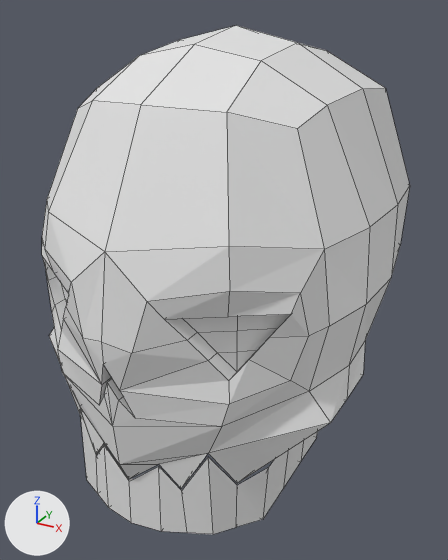
An edit to the Blender file art/models/characters/player_skull/player_skull.blend, drawn before and after from the same camera.
The view is the same before and after, from a 50 mm lens placed at (0.135, -0.256, 1.879), pointed at (0.003, -0.015, 1.758). Lighting does not change. The marker at lower left points along +X, +Y and +Z. The picture after the commit comes second. Mesh edges are drawn as thin lines.

The first picture shows 'Head and Shoulders Bodywash.002'.
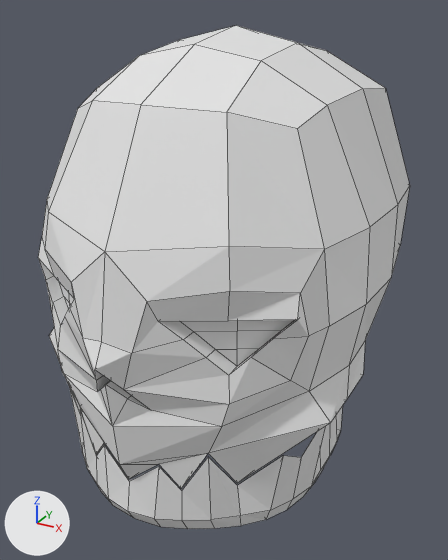
Pixel boxes (x1, y1, x2, y2) of what changed, in the pictures (448 x 560 px; the box of a moved part takes in the faces that stretch with it):
```json
{"object": "Head and Shoulders Bodywash.002", "change": "reshaped", "before": [42, 26, 410, 534], "after": [38, 26, 410, 529]}
{"part": 1, "of": "me_cube_001", "change": "moved or reshaped", "before": [42, 239, 318, 534], "after": [38, 239, 343, 529]}
```

Scene script edits in JSON lines:
```json
{"block": "me_cube_001", "where": "# used by ob_head_and_shoulders_bodywash_002; location = (0.0, 0.0, 1.7719); scale = (0.0897, 0.0897, 0.0897)"}
{"op": "remove", "block": "me_cube_001", "code": "me_cube_001.from_pydata(...)  # 124 vertices, 117 faces; spans x 0.0..0.87, y -1.15..0.99, z -1.11..1.11"}
{"op": "add", "block": "me_cube_001", "code": "me_cube_001.from_pydata(...)  # 157 vertices, 149 faces; spans x 0.0..0.87, y -1.2..0.99, z -1.1..1.11"}
{"block": "me_cube_001", "change": "me_cube_001 part 1"}
{"block": "me_cube_001", "change": "3 vertices are removed from x 0.48..0.57, y 0.0, z -1.11..-0.78"}
{"block": "me_cube_001", "change": "25 faces are deleted"}
{"block": "me_cube_001", "change": "3 vertices in x 0.05..0.55, y -1.12..-0.72, z -1.11..-0.29 move by (0.02, 0.0, 0.01)"}
{"block": "me_cube_001", "change": "41 vertices move from x 0.0..0.67, y -1.15..-0.24, z -1.11..0.07 to x 0.0..0.76, y -1.2..-0.48, z -1.1..0.05"}
{"block": "me_cube_001", "change": "36 vertices are added at x 0.0..0.71, y -1.07..0.02, z -1.1..-0.42"}
{"block": "me_cube_001", "change": "57 new faces join them"}
```
